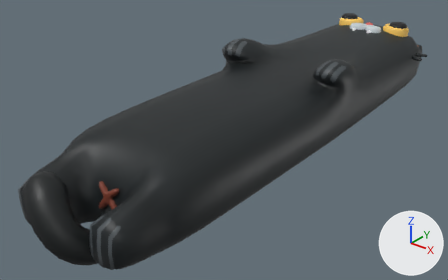
Before and after pictures for a commit that changed the FBX model Assets/Art/Models/Cats/TileCat_1x4.fbx.
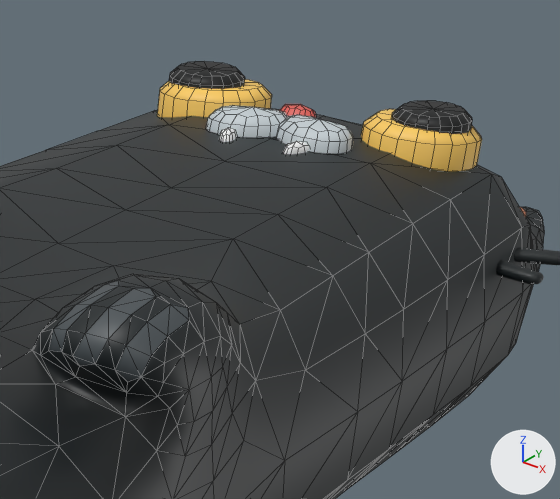
Each version is shown whole from a camera (50 mm lens) standing at (2.86, -1.49, 2.05) and looking at (0.31, 1.69, 0.08), then close up on the part from 68% to 95% of the width and 0% to 38% of the height. Arrows for +X, +Y and +Z are at lower right; the lights stay in place. The close-ups show mesh edges as thin lines. Where no turn or scale is listed for an object, it has been applied to the vertices. Vertices at the same position are counted once.

In view in the first close-up: 'Tile_1x4.017', 'Tile_1x4.018', 'Tile_1x4.019', 'Tile_1x4.020', 'Tile_1x4.022'.
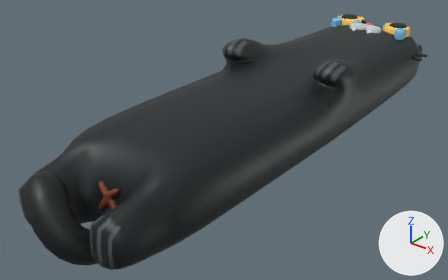
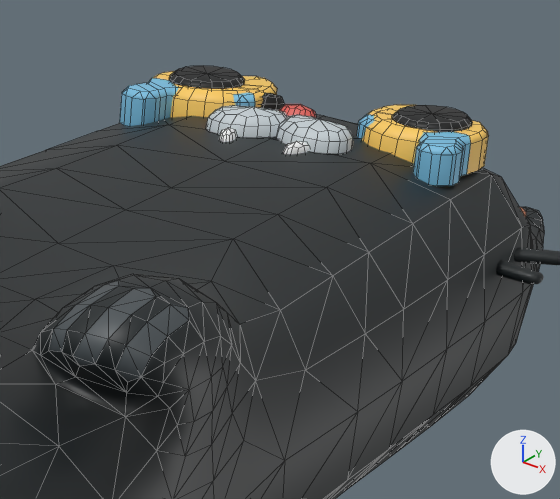
Edits to the scene script, one JSON object a line:
```json
{"block": "me_cube_178", "where": "# used by ob_tile_1x4_018; location = (0.5, 1.794, 0.0)"}
{"op": "remove", "block": "me_cube_178", "code": "me_cube_178.from_pydata(...)  # 122 vertices, 100 faces; spans x -0.307..0.307, y 1.709..1.855, z 0.566..0.616"}
{"op": "add", "block": "me_cube_178", "code": "me_cube_178.from_pydata(...)  # 122 vertices, 100 faces; spans x -0.307..0.307, y 1.709..1.855, z 0.566..0.606"}
{"block": "me_cube_178", "change": "me_cube_178 part 1: 41 of 122 vertices moved; they spanned x 0.161..0.307, y 1.709..1.855, z 0.601..0.616 and now span x 0.161..0.307, y 1.709..1.855, z 0.596..0.606; mean shift (0.0, 0.0, -0.008); largest move (0.188, 1.748, 0.616) -> (0.184, 1.745, 0.606)"}
{"block": "me_cube_178", "change": "me_cube_178 part 2: 41 of 122 vertices moved; they spanned x -0.307..-0.161, y 1.709..1.855, z 0.601..0.616 and now span x -0.307..-0.161, y 1.709..1.855, z 0.596..0.606; mean shift (0.0, 0.0, -0.008); largest move (-0.252, 1.837, 0.616) -> (-0.253, 1.842, 0.606)"}
{"op": "add", "block": "me_cube_196_1", "code": ["me_cube_196_1 = bpy.data.meshes.new('Cube.196')", "me_cube_196_1.from_pydata(...)  # 134 vertices, 112 faces; spans x 0.184..0.835, y 3.526..3.616, z 0.509..0.588", "me_cube_196_1.materials.append(mat_material)  # picture img_tilecat_gradienttexture_png"]}
{"op": "add", "block": "me_cube_194_1", "code": ["me_cube_194_1 = bpy.data.meshes.new('Cube.194')", "me_cube_194_1.from_pydata(...)  # 212 vertices, 174 faces; spans x -0.347..0.347, y 1.623..1.885, z 0.521..0.591", "me_cube_194_1.materials.append(mat_material)  # picture img_tilecat_gradienttexture_png"]}
{"op": "add", "block": "ob_eyes_sleep", "code": ["ob_eyes_sleep = bpy.data.objects.new('Eyes_Sleep', me_cube_196_1)", "ob_eyes_sleep.location = (0.0, 0.0, 0.0)"]}
{"op": "add", "block": "ob_eyes_cry", "code": ["ob_eyes_cry = bpy.data.objects.new('Eyes_Cry', me_cube_194_1)", "ob_eyes_cry.location = (0.5, 1.794, 0.0)"]}
```

Where the change shows, as pixel boxes (x1, y1, x2, y2) in the close-ups (560 x 499 px; the box of a moved part takes in the faces that stretch with it):
```json
{"object": "Eyes_Cry", "change": "added", "after": [119, 71, 489, 186], "on screen": "blue"}
{"object": "Tile_1x4.018", "change": "reshaped", "before": [169, 61, 472, 134], "after": [169, 66, 472, 132], "on screen": "9% shorter"}
{"object": "Eyes_Sleep", "change": "added", "after": [261, 93, 284, 110]}
{"part": 1, "of": "me_cube_178", "change": "moved or reshaped", "before": [392, 101, 472, 134], "after": [392, 105, 472, 132]}
{"part": 2, "of": "me_cube_178", "change": "moved or reshaped", "before": [169, 61, 245, 89], "after": [169, 66, 245, 89]}
```
